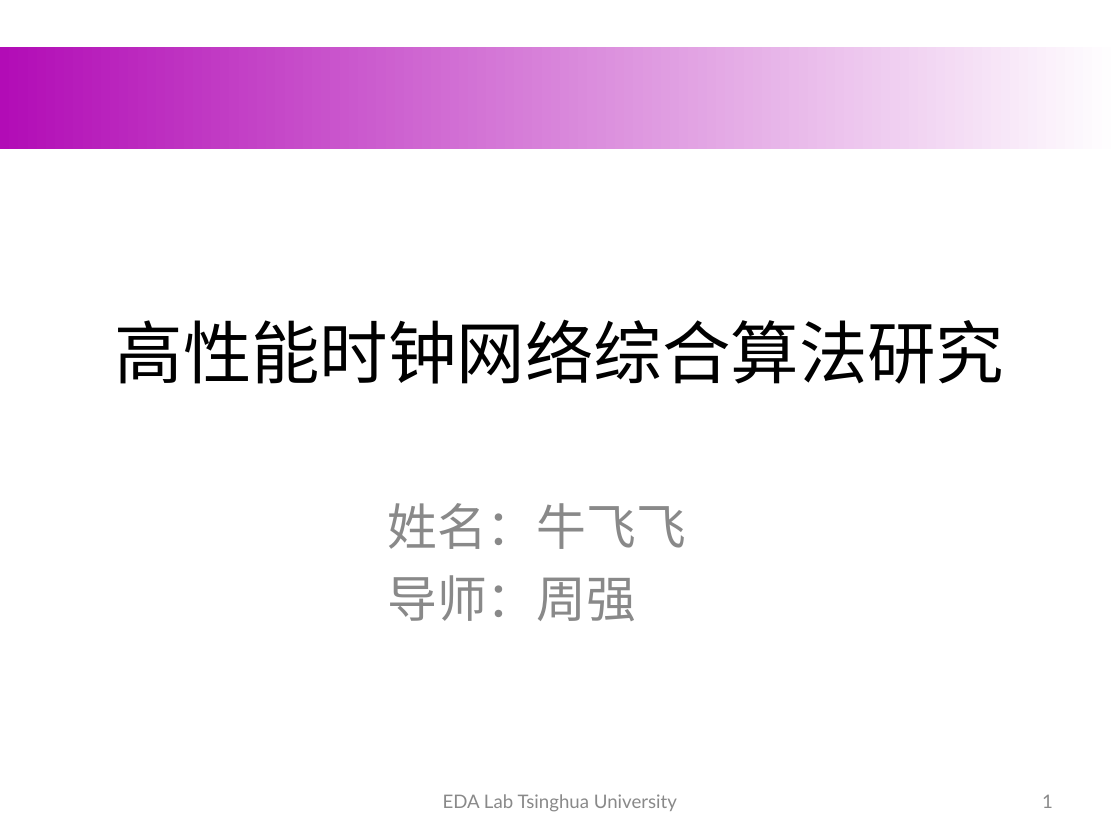
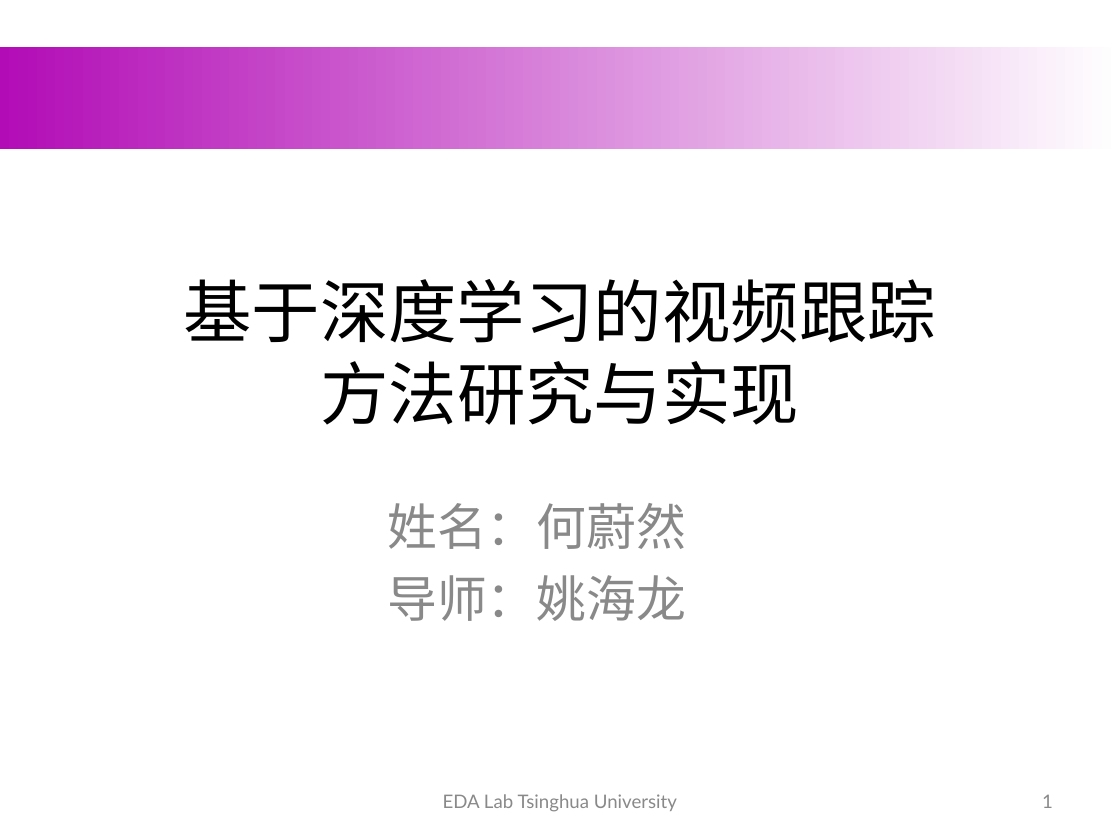
Before and after one commit to hewr1993/graduate_thesis, a slide deck: slide 1 of formal_materials/publish/开题.ppt. Drawn at 1120x840 pixels with LibreOffice and Linux fonts; fonts in the diff are those of the drawing; background and template pictures are left out. Boxes give left, top, right and bottom in pixels: in the first picture for what was removed or moved away, otherwise in the second. Text is boxed around its words. In the diff, an @@ line names an element or a change of style, - is before the commit and + after.

```diff
--- a/formal_materials/publish/开题.ppt
+++ b/formal_materials/publish/开题.ppt
@@ title at <box>183,279,936,425</box>: text changed @@
-高性能时钟网络综合算法研究
+基于深度学习的视频跟踪
+方法研究与实现
@@ subtitle at <box>387,503,686,621</box>: text changed @@
-姓名：牛飞飞
-导师：周强
+姓名：何蔚然
+导师：姚海龙
```
Also in this commit, not shown: 19 other slides changed, 10 other files.
